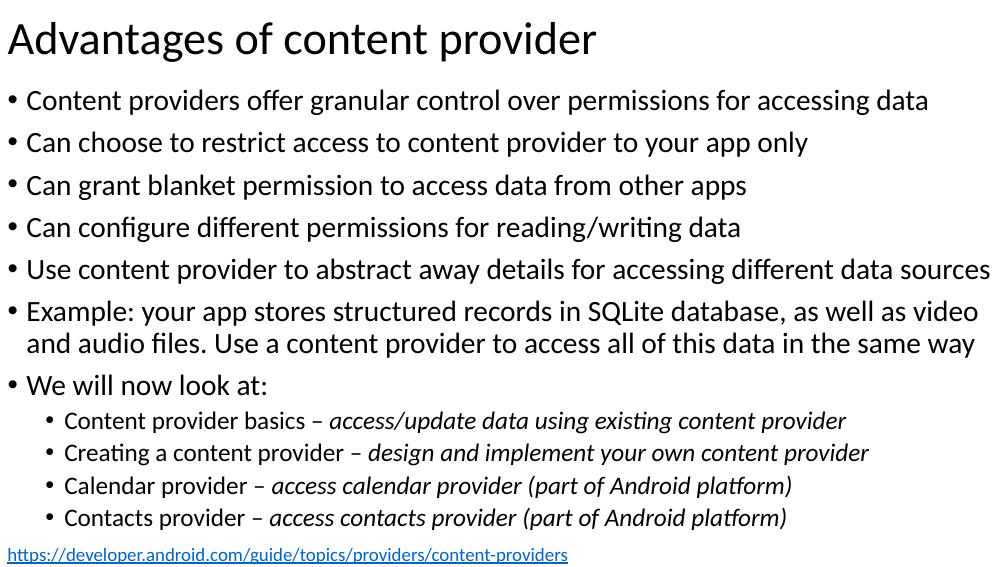
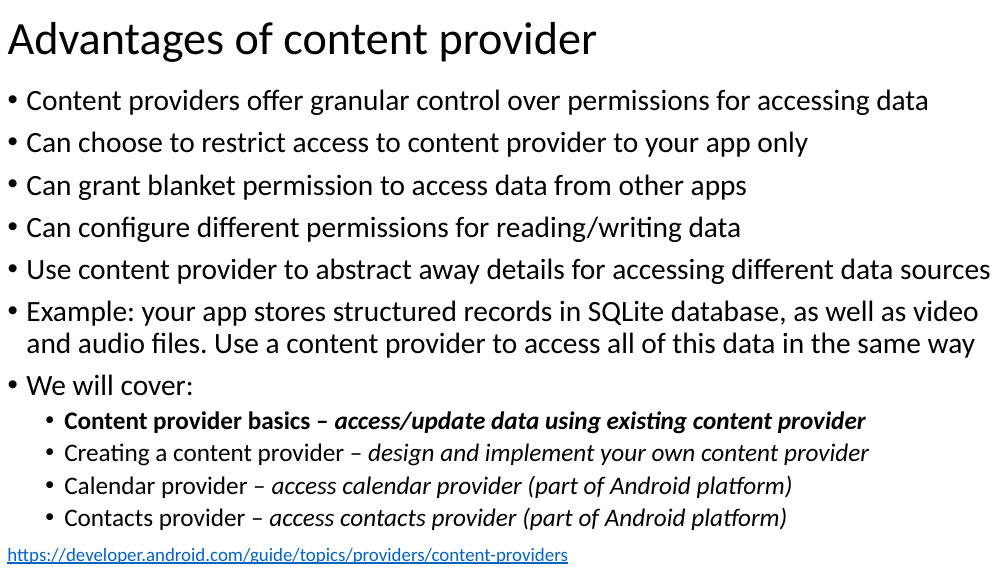
Before and after one commit to russellu/cs230, a slide deck: slide 6 of Lecture_12.pptx. Drawn at 1008x567 pixels with LibreOffice and Linux fonts; fonts in the diff are those of the drawing. Boxes give left, top, right and bottom in pixels: in the first picture for what was removed or moved away, otherwise in the second. Text is boxed around its words. In the diff, an @@ line names an element or a change of style, - is before the commit and + after.

```diff
--- a/Lecture_12.pptx
+++ b/Lecture_12.pptx
@@ text at bbox=[26, 374, 194, 396]: text changed @@
-• We will now look at:
+• We will cover:
@@ text at bbox=[64, 411, 866, 434]: bold on in "Content provider basics – access/update data using ..." @@
```
Also in this commit, not shown: 8 other slides changed, 14 slides added.
